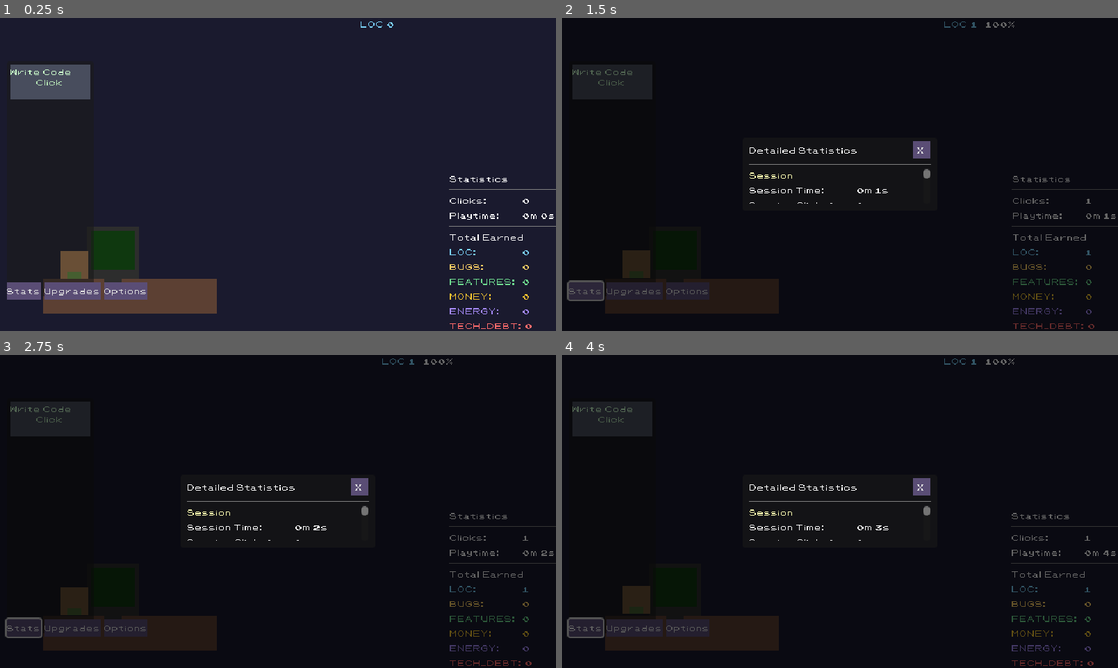
Above: before the commit, frames 1-4 (two rows, left to right).
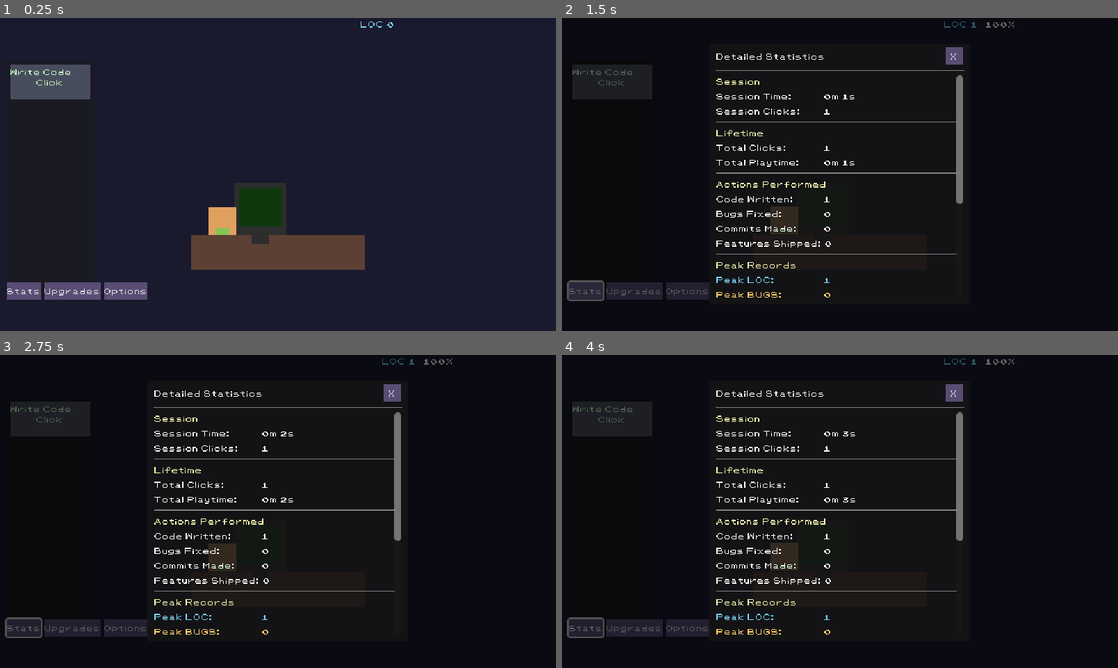
Above: after the commit, the same moments.

Repository: DenisLopata/idle_clicker_dev
Game: Godot game, scene res://scenes/levels/base_level.tscn
Two runs of this game, one before a commit and one after it. Both use one fixed random seed, a clock stepped at 60 frames per second and the inputs below.
Inputs:
- Up to frame 1 (0.25 s): no input
- Up to frame 2 (1.5 s): click "Click" at 0.5 s; click "Stats" at 1.25 s
- Up to frame 3 (2.75 s): click "Upgrades" at 2 s
- Up to frame 4 (4 s): click "Click" at 2.75 s; click "Stats" at 3.5 s

The runs differ from the first frame. In frame 1, 9.3% of the frame differs, in the area x 7-100%, y 50-100%; in frame 2, 5.7%; in frame 3, 5.7%; in frame 4, 5.7%.

Commit message:
UI cleanup: remove StatsPanel, resize popup, reposition programmer
- Remove always-visible StatsPanel (stats now only in popup)
- Increase popup size to 300x300 for better readability
- Move programmer scene to center-right, clear of UI elements
- All stats preserved in comprehensive stats popup

🤖 Generated with [Claude Code](https://claude.com/claude-code)

Co-Authored-By: Claude Opus 4.5 <noreply@anthropic.com>

Diff:
--- a/scenes/UI/popup/popup_overlay.tscn
+++ b/scenes/UI/popup/popup_overlay.tscn
@@ -23,7 +23,7 @@
 grow_vertical = 2
 
 [node name="PanelContainer" type="PanelContainer" parent="CenterContainer"]
-custom_minimum_size = Vector2(150, 80)
+custom_minimum_size = Vector2(300, 300)
 layout_mode = 2
 theme = ExtResource("2_theme")
 
@@ -56,8 +56,8 @@
 layout_mode = 2
 
 [node name="ScrollContainer" type="ScrollContainer" parent="CenterContainer/PanelContainer/MarginContainer/VBoxContainer"]
-custom_minimum_size = Vector2(0, 40)
-custom_maximum_size = Vector2(400, 320)
+custom_minimum_size = Vector2(280, 250)
+custom_maximum_size = Vector2(300, 280)
 layout_mode = 2
 size_flags_vertical = 3
 horizontal_scroll_mode = 0
--- a/scenes/background/programmer_scene.tscn
+++ b/scenes/background/programmer_scene.tscn
@@ -11,17 +11,17 @@
 color = Color(0.102, 0.102, 0.18, 1)
 
 [node name="Desk" type="ColorRect" parent="."]
-offset_left = 50.0
-offset_top = 300.0
-offset_right = 250.0
-offset_bottom = 340.0
+offset_left = 220.0
+offset_top = 250.0
+offset_right = 420.0
+offset_bottom = 290.0
 color = Color(0.361, 0.251, 0.2, 1)
 
 [node name="Monitor" type="ColorRect" parent="."]
-offset_left = 100.0
-offset_top = 240.0
-offset_right = 160.0
-offset_bottom = 300.0
+offset_left = 270.0
+offset_top = 190.0
+offset_right = 330.0
+offset_bottom = 250.0
 color = Color(0.176, 0.176, 0.176, 1)
 
 [node name="Screen" type="ColorRect" parent="Monitor"]
@@ -33,14 +33,14 @@
 color = Color(0.059, 0.22, 0.059, 1)
 
 [node name="MonitorStand" type="ColorRect" parent="."]
-offset_left = 120.0
-offset_top = 300.0
-offset_right = 140.0
-offset_bottom = 310.0
+offset_left = 290.0
+offset_top = 250.0
+offset_right = 310.0
+offset_bottom = 260.0
 color = Color(0.176, 0.176, 0.176, 1)
 
 [node name="Programmer" type="Node2D" parent="."]
-position = Vector2(70, 268)
+position = Vector2(240, 218)
 
 [node name="Body" type="ColorRect" parent="Programmer"]
 offset_right = 32.0
--- a/scenes/levels/base_level.tscn
+++ b/scenes/levels/base_level.tscn
@@ -17,7 +17,6 @@
 [ext_resource type="Resource" path="res://data/milestones/reveal_generator.tres" id="16_m2"]
 [ext_resource type="Resource" path="res://data/milestones/reveal_commit_button.tres" id="17_m3"]
 [ext_resource type="Resource" path="res://data/milestones/reveal_ship_button.tres" id="18_m4"]
-[ext_resource type="PackedScene" path="res://scenes/UI/stats_panel/stats_panel.tscn" id="19_stats"]
 [ext_resource type="PackedScene" path="res://scenes/UI/menu_bar/menu_bar.tscn" id="20_menu"]
 [ext_resource type="PackedScene" path="res://scenes/UI/popup/popup_overlay.tscn" id="21_popup"]
 [ext_resource type="PackedScene" path="res://scenes/background/programmer_scene.tscn" id="22_prog"]
@@ -116,17 +115,6 @@
 ok_button_text = "Reset"
 dialog_text = "Are you sure you want to reset all progress? This cannot be undone."
 
-[node name="StatsPanel" parent="UI" instance=ExtResource("19_stats")]
-anchors_preset = 3
-anchor_left = 1.0
-anchor_top = 1.0
-anchor_right = 1.0
-anchor_bottom = 1.0
-offset_left = -120.0
-offset_top = -180.0
-grow_horizontal = 0
-grow_vertical = 0
-
 [node name="MenuBar" parent="UI" instance=ExtResource("20_menu")]
 anchors_preset = 2
 anchor_top = 1.0
Not shown: 1 places in scenes/levels/base_level.tscn that only renumber resources
